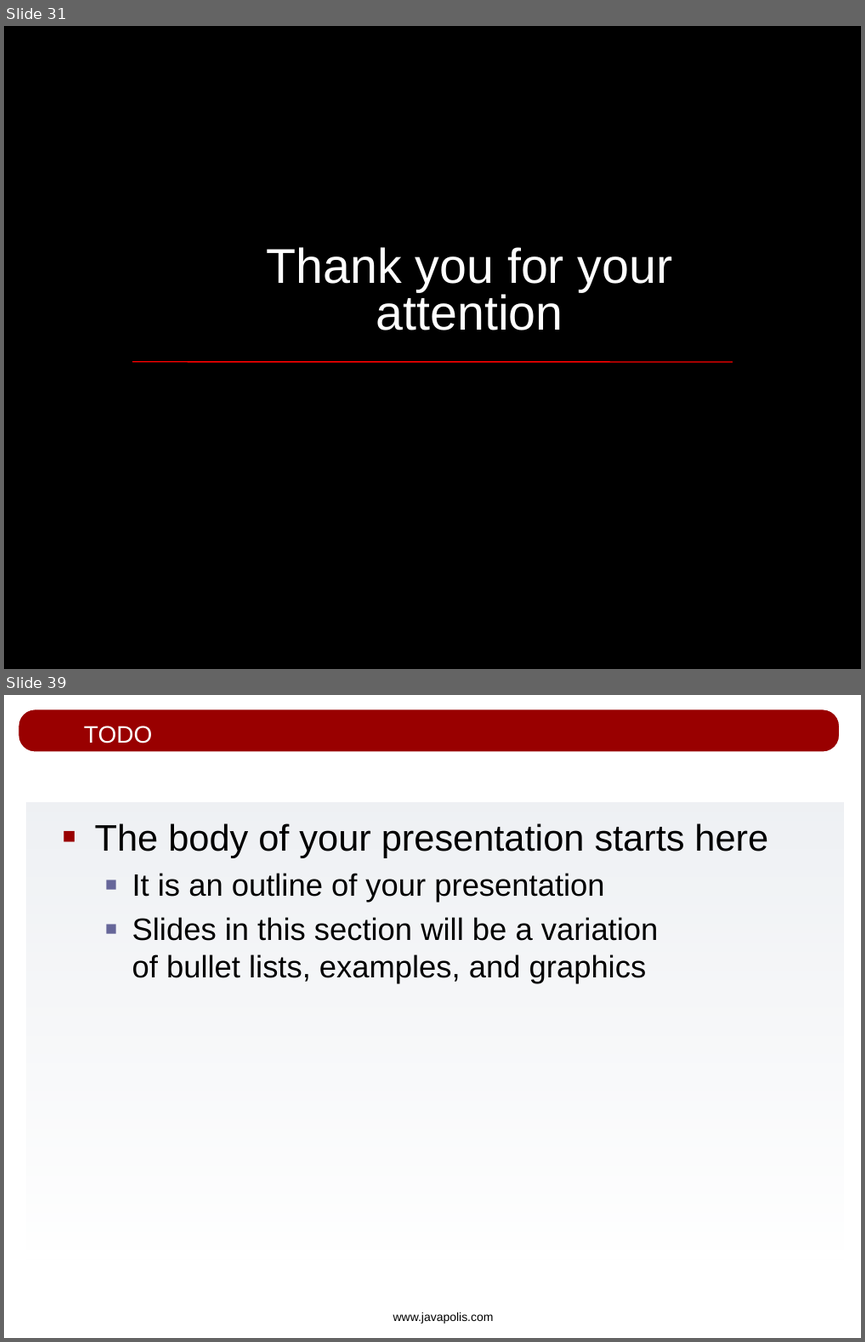
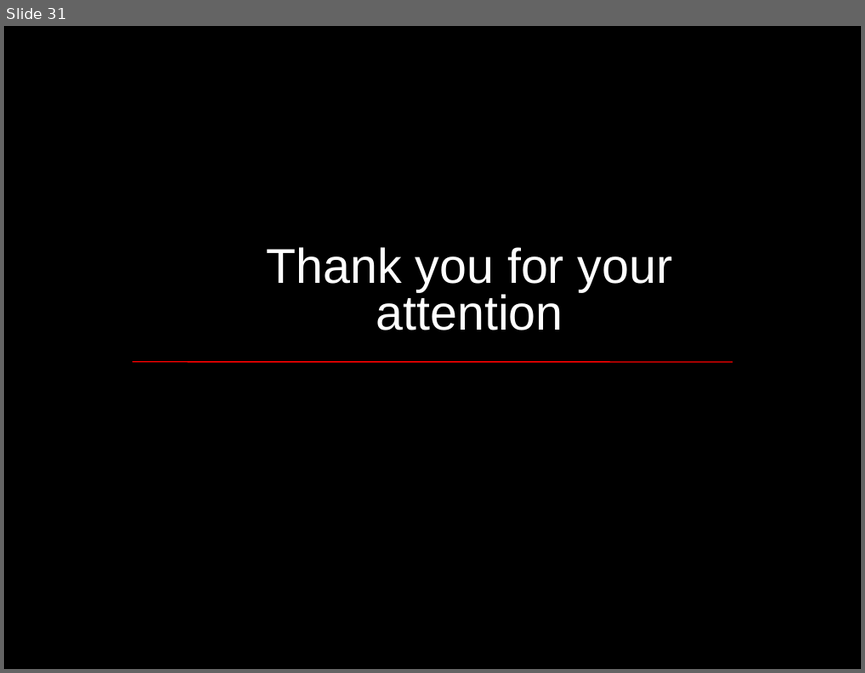
Before and after one commit to apache/incubator-kie-optaplanner, a slide deck: drools-solver/src/presentations/drools-solver_javapolis_2007.odp. Shown one above the other, each under a label of ours: slides 31 and 39 before the commit, slide 31 after it; the slides between them are not shown. The pictures are 865x1342 and 865x673 pixels, drawn with LibreOffice and Linux fonts; fonts in the diff are those of the drawing; background and template pictures are left out. Boxes give left, top, right and bottom in pixels: in the first picture for what was removed or moved away, otherwise in the second. Text is boxed around its words. In the diff, an @@ line names an element or a change of style, - is before the commit and + after.

```diff
--- a/drools-solver/src/presentations/drools-solver_javapolis_2007.odp
+++ b/drools-solver/src/presentations/drools-solver_javapolis_2007.odp
@@ slide 39 removed at [4,695,861,1338], background #FFFFFF @@
@@ rounded rectangle removed at [18,709,840,753] @@
@@ title removed at [84,726,152,743] @@
-TODO
@@ rectangle removed at [26,802,844,1259] @@
@@ text removed at [95,823,768,984] @@
-■ The body of your presentation starts here
-  ■ It is an outline of your presentation
-  ■ Slides in this section will be a variation
-    of bullet lists, examples, and graphics
@@ text removed at [393,1312,494,1323] @@
-www.javapolis.com
```
Also in this commit, not shown: 3 slides changed, 7 other slides removed.
